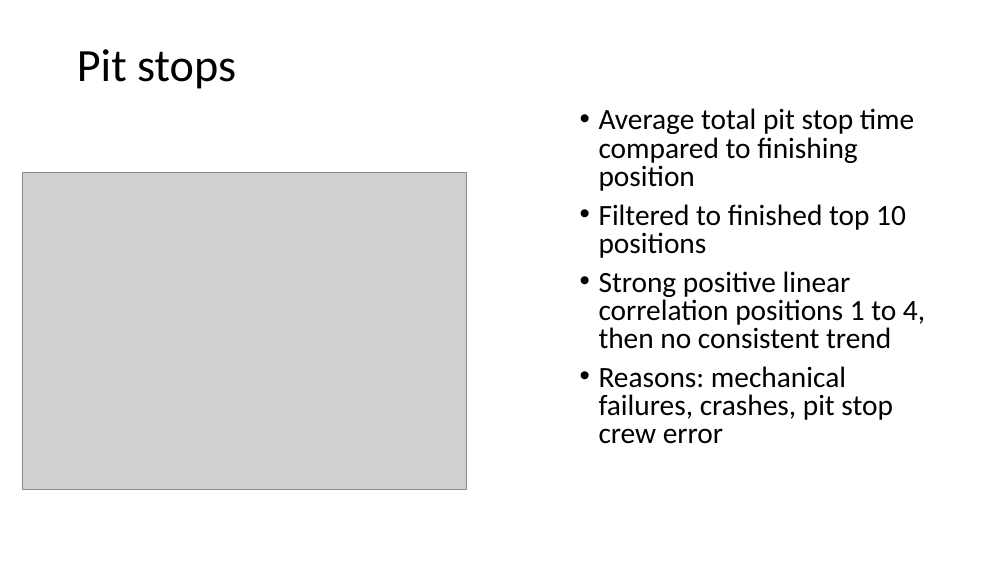
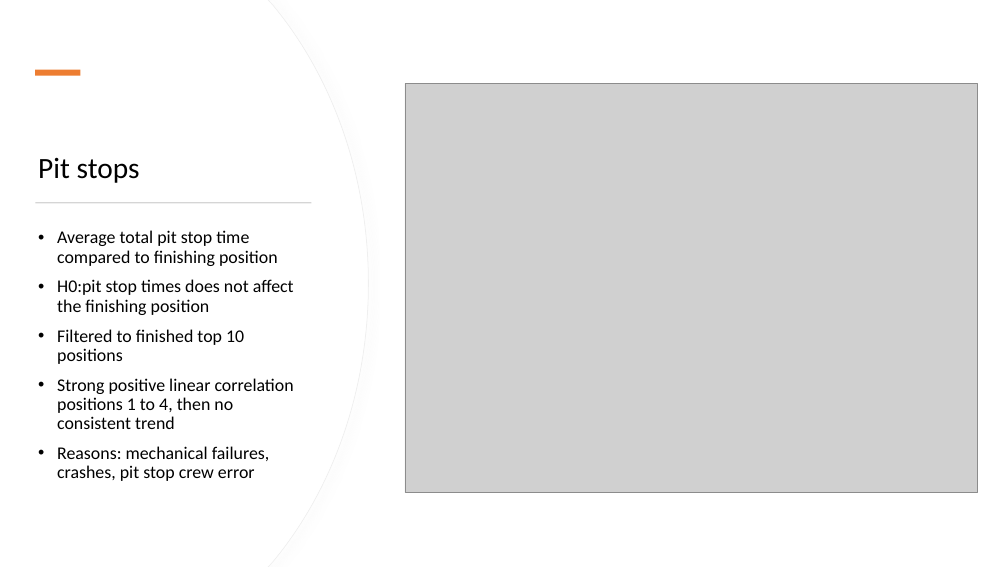
Before and after one commit to Praveena-codee/Project1, a slide deck: slide 8 of Project 1 - F1 factors.pptx. Drawn at 1008x567 pixels with LibreOffice and Linux fonts; fonts in the diff are those of the drawing; grey boxes stand for pictures. Boxes give left, top, right and bottom in pixels: in the first picture for what was removed or moved away, otherwise in the second. Text is boxed around its words. In the diff, an @@ line names an element or a change of style, - is before the commit and + after.

```diff
--- a/Project 1 - F1 factors.pptx
+++ b/Project 1 - F1 factors.pptx
@@ freeform shape added at (0,0,368,567), fill #FFFFFF, outline #EFEFEF 0.75 pt @@
@@ freeform shape added at (0,0,368,567), fill #FFFFFF @@
@@ rectangle added at (35,70,80,76), fill #ED7D31 @@
@@ picture: place and size @@
-picture at (22,172,466,489)
+picture at (405,83,978,492)
@@ title "Pit stops": place and size @@
-title "Pit stops" at (77,49,236,89)
+title "Pit stops" at (38,157,140,183)
@@ title "Pit stops" at (38,157,140,183): size 44 to 28 pt; vertical alignment middle to bottom @@
@@ rectangle added at (36,202,312,203), fill #D5D5D5 @@
@@ text "Average total pit stop time ...": place and size @@
-text "Average total pit stop time ..." at (599,108,925,444)
+text "Average total pit stop time ..." at (57,230,294,481)
@@ text at (57,230,294,481): size 28 to 17 pt in "Average total pit stop time compared to ...", "Filtered to finished top 10 positions", "Strong positive linear correlation positions 1 to ...", "Reasons: mechanical failures, crashes, pit stop crew ..."; line spacing 0.8 to 0.9 @@
@@ text at (57,279,294,315): paragraph added @@
+• H0:pit stop times does not affect the finishing position
```
Also in this commit, not shown: 7 other slides changed, 5 slides added, 5 slides removed.
